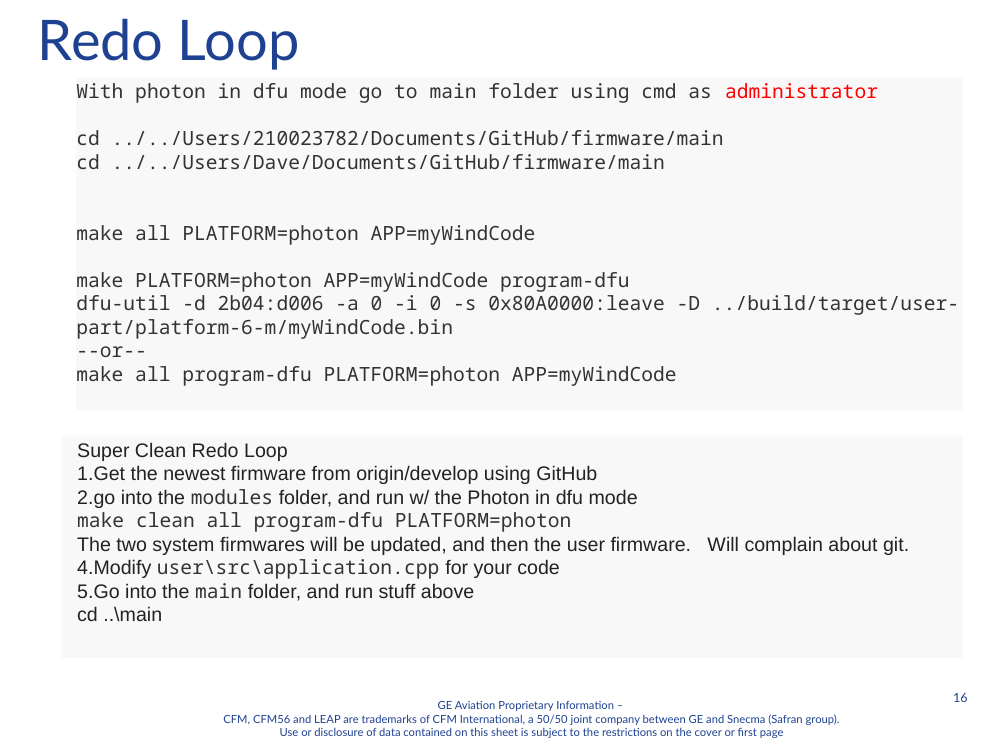
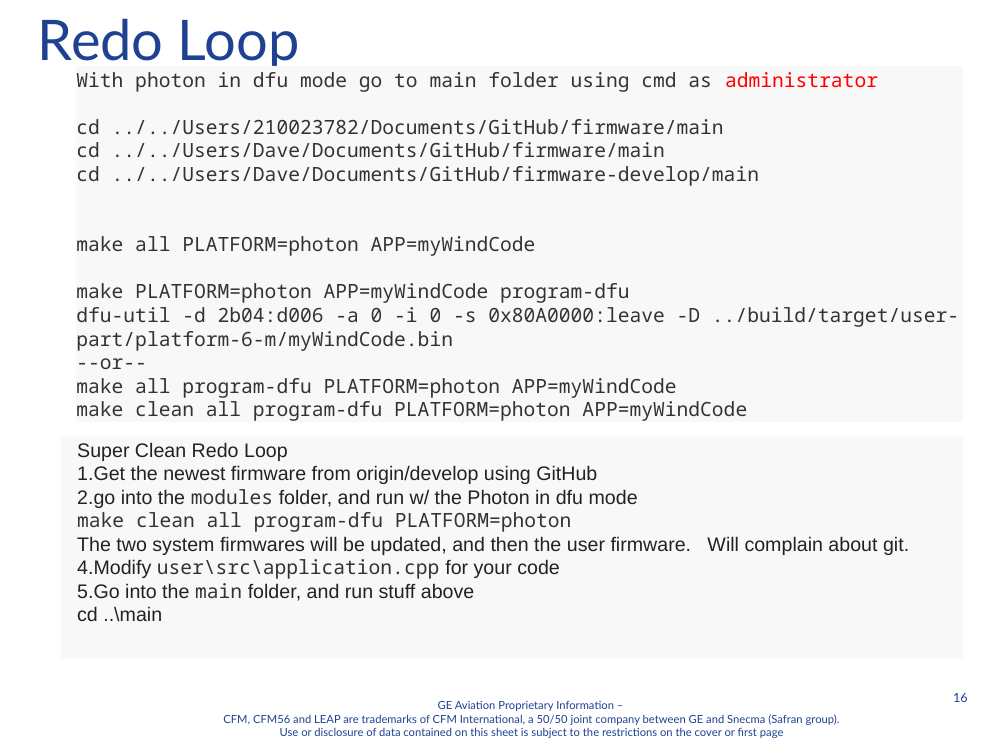
Before and after one commit to davegutz/Wind, a slide deck: slide 16 of Documentation/A Course Controls Laptop Setup Instructions Standalone Photon.pptx. Drawn at 1008x756 pixels with LibreOffice and Linux fonts; fonts in the diff are those of the drawing; background and template pictures are left out. Boxes give left, top, right and bottom in pixels: in the first picture for what was removed or moved away, otherwise in the second. Text is boxed around its words. In the diff, an @@ line names an element or a change of style, - is before the commit and + after.

```diff
--- a/Documentation/A Course Controls Laptop Setup Instructions Standalone Photon.pptx
+++ b/Documentation/A Course Controls Laptop Setup Instructions Standalone Photon.pptx
@@ rectangle "With photon in dfu mode ...": place and size @@
-rectangle "With photon in dfu mode ..." at (77, 78, 963, 410)
+rectangle "With photon in dfu mode ..." at (77, 66, 963, 421)
@@ text in rectangle at (76, 166, 759, 186): paragraph added @@
+cd ../../Users/Dave/Documents/GitHub/firmware-develop/main
@@ text in rectangle at (76, 401, 747, 421): paragraph added @@
+make clean all program-dfu PLATFORM=photon APP=myWindCode
```
Also in this commit, not shown: 1 other slide changed.
